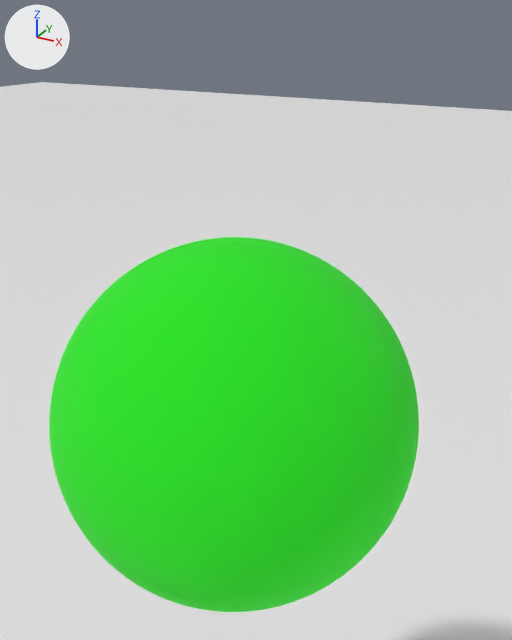
Before and after pictures for a commit that changed the Blender file FirstTryProject.blend.
The view is the same before and after, from a camera (50 mm lens) standing at (17.3, -20.3, 49.5) and looking at (1.5, 8.4, 35.1). The axes (+X, +Y, +Z) are drawn at upper left. The lights are the same throughout.
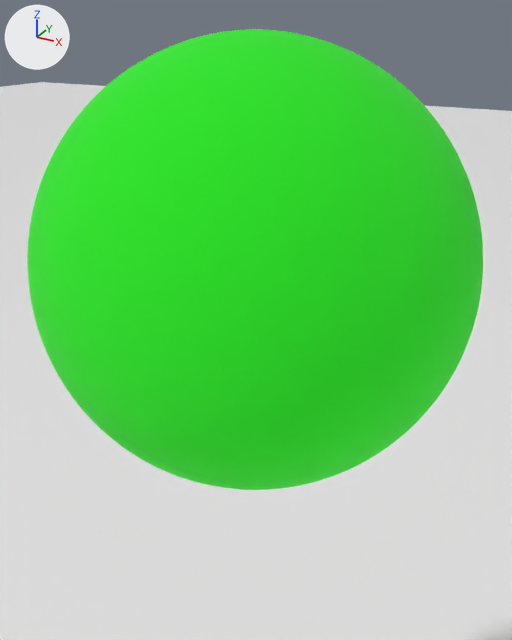
Edits to the bpy script that builds the scene:
```text
Change ob_sphere:
    ob_sphere.location: (0.0, 8.75, 28.77) -> (2.5, 6.5, 38.77)
```

Changed parts and their boxes [x1, y1, x2, y2] in the pictures (512 x 640 px):
'Sphere', moved: before [49, 237, 419, 612]; after [27, 29, 483, 490]
